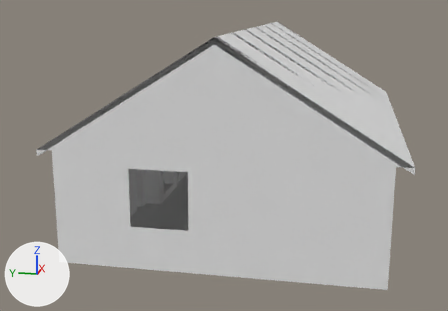
The OBJ model G53GRA-Coursework/Code/Data/Models/Map.obj as it was, and as the next commit left it.
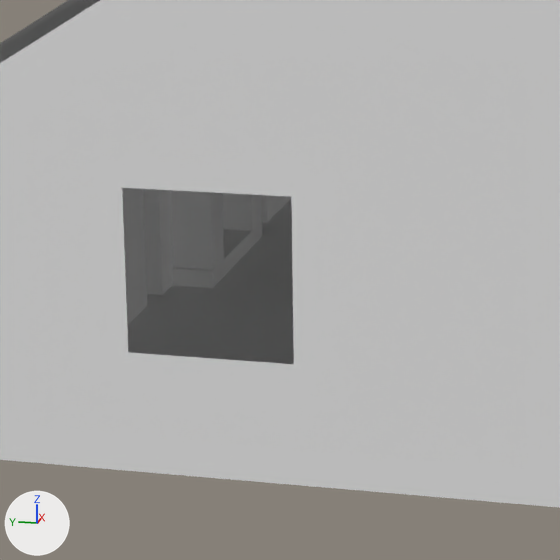
Each version is shown whole from a 50 mm camera at (-12.15, -1.82, 3.95) aimed at (-0.29, 0.56, 0.98), then close up on the part from 19% to 63% of the width and 33% to 96% of the height. The lights are fixed; the arrows at lower left show +X, +Y and +Z. Where no turn or scale is listed for an object, it has been applied to the vertices.

Names of what the first close-up shows: 'Cube.004_Cube.037', 'Cube.007_Cube.040', 'Cube.008_Cube.041', 'Cube.009_Cube.042', 'Cube.011_Cube.044', 'Cube.020_Cube.011', 'Floor_Plane.034', 'Roof-beams_Cube.008', 'Roof-left_Plane.003', 'Walls_Cube.033'.
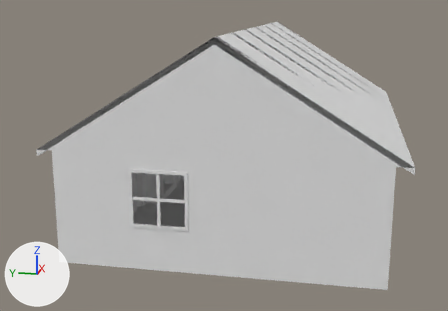
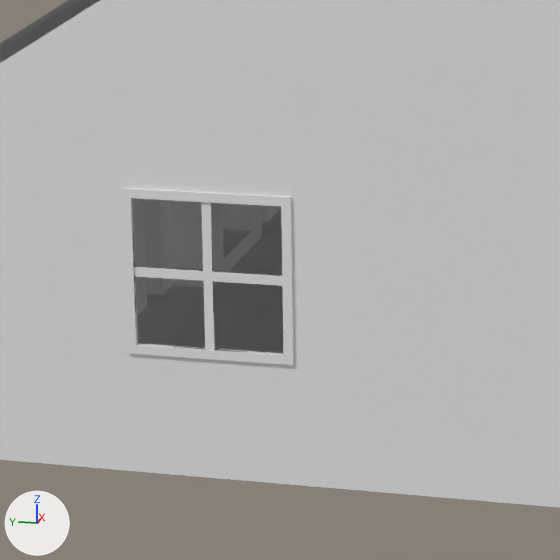
Commit message: Adds windows

The change, as JSON lines over the scene's bpy script:
```json
{"op": "add", "block": "me_window_back_cube_032", "code": ["me_window_back_cube_032 = bpy.data.meshes.new('Window-back_Cube.032')", "me_window_back_cube_032.from_pydata(...)  # 160 vertices, 336 faces; spans x -3.765..-3.735, y 0.4..1.3, z 0.675..1.575", "me_window_back_cube_032.materials.append(mat_material_wood_boards_dark)  # white #e7e7e7"]}
{"op": "add", "block": "ob_window_back_cube_032", "code": ["ob_window_back_cube_032 = bpy.data.objects.new('Window-back_Cube.032', me_window_back_cube_032)", "ob_window_back_cube_032.location = (0.0, 0.0, 0.0)"]}
```

Boxes [x1, y1, x2, y2] around the edits, measured in the close-ups (560 x 560 px):
```json
{"object": "Window-back_Cube.032", "change": "added", "after": [121, 188, 294, 365]}
```
